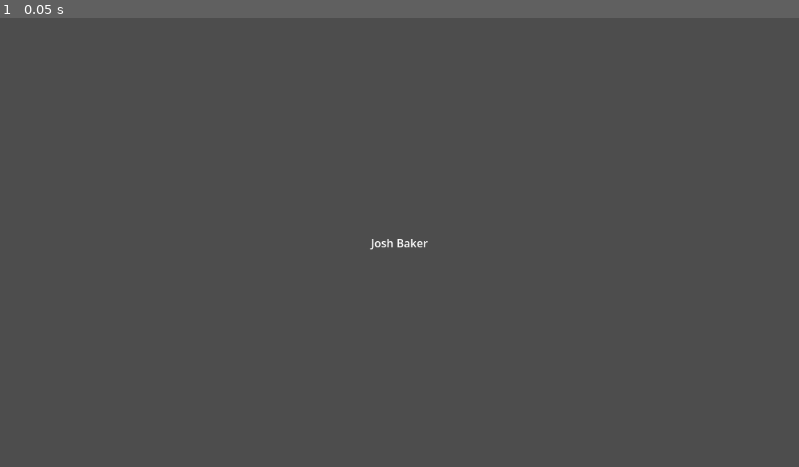
Above: before the commit, frame 1.
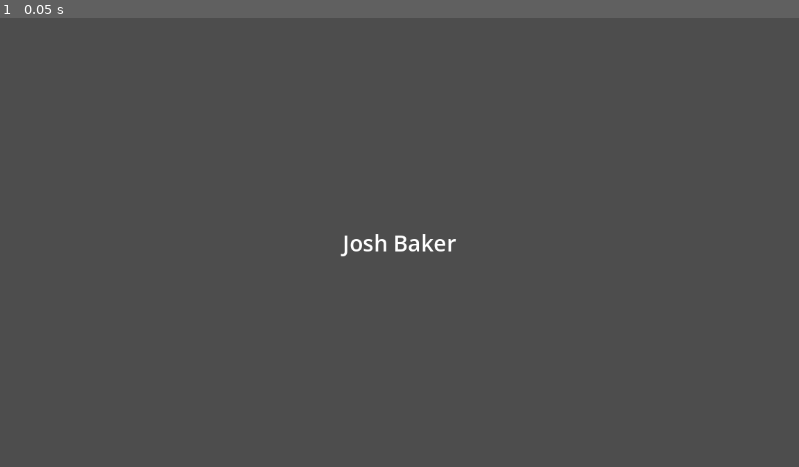
Above: after the commit, the same moment.

Repository: bennythegamer23/Godot-wild-jam-93
Game: Godot game, scene res://scenes/utilitys/name_generator.tscn
Same seed, same stepped clock (60 frames per second), same inputs: the game is played once before the commit and once after it. Before the commit the project has no main scene; this scene is started directly in both runs.
Inputs:
- Up to frame 1 (0.05 s): no input

The runs differ from the first frame. In frame 1, 0.3% of the frame differs, in the area x 42-58%, y 48-54%.

Commit message:
made done button work and also saving past posters

Diff:
--- /dev/null
+++ b/GodotWildJam93/Globals/GlobalVars.gd
@@ -0,0 +1,3 @@
+extends Node
+
+var money_in_vault: int = 10000
--- /dev/null
+++ b/GodotWildJam93/Globals/SignalHub.gd
@@ -0,0 +1,6 @@
+extends Node
+
+signal Bounty_palced(money_for_bounty: int, bounty_imaged: int, Bouty_name: String)
+
+func emit_Bounty_placed(money_for_bounty: int, bounty_imaged: int, Bouty_name: String):
+	Bounty_palced.emit(money_for_bounty, bounty_imaged, Bouty_name)
--- /dev/null
+++ b/GodotWildJam93/picture.gd
@@ -0,0 +1,19 @@
+extends MeshInstance2D
+
+@export var pictures: Dictionary[int, Color]
+var current_picture
+var picture_number
+
+# Called when the node enters the scene tree for the first time.
+func _ready() -> void:
+	SignalHub.Bounty_palced.connect(on_done_clicked)
+	picture_number = randi_range(1, 5)
+	current_picture = pictures.get(picture_number)
+	modulate = current_picture
+	print(picture_number)
+
+func on_done_clicked(bounty: int, Picture: int, name: String):
+	picture_number = randi_range(1, 5)
+	current_picture = pictures.get(picture_number)
+	modulate = current_picture
+	print(picture_number)
--- a/GodotWildJam93/project.godot
+++ b/GodotWildJam93/project.godot
@@ -11,8 +11,14 @@
 [application]
 
 config/name="Godot wild jam 93"
+run/main_scene="uid://vj7i2s1pj7pn"
 config/features=PackedStringArray("4.6", "GL Compatibility")
 config/icon="res://icon.svg"
+
+[autoload]
+
+SignalHub="*uid://dykqpa0e8uduq"
+GlobalVars="*uid://d4f1hogl8b5jw"
 
 [physics]
 
--- /dev/null
+++ b/GodotWildJam93/reason_generator.gd
@@ -0,0 +1,16 @@
+extends Control
+
+@export var Discription: Array[String]
+@export var Blank1: Array[String]
+@onready var label: Label = $Label
+
+func _ready() -> void:
+	SignalHub.Bounty_palced.connect(on_done_clicked)
+	Blank1.shuffle()
+	Discription.shuffle()
+	label.text = str(Discription.get(0)) + " " + str(Blank1.get(0))
+
+func on_done_clicked(bounty: int, Picture: int, name: String):
+	Blank1.shuffle()
+	Discription.shuffle()
+	label.text = str(Discription.get(0)) + " " + str(Blank1.get(0))
--- /dev/null
+++ b/GodotWildJam93/scenes/Main/main.tscn
@@ -0,0 +1,11 @@
+[gd_scene format=3 uid="uid://vj7i2s1pj7pn"]
+
+[ext_resource type="Script" uid="uid://7dxbya10exlv" path="res://scenes/Main/poster_storage.gd" id="1_gol0p"]
+[ext_resource type="PackedScene" uid="uid://gmng7yhau2yc" path="res://scenes/Poster/poster.tscn" id="2_br8qb"]
+
+[node name="Main" type="Node2D" unique_id=1794926651]
+
+[node name="PosterStorage" type="Node2D" parent="." unique_id=1464727723]
+script = ExtResource("1_gol0p")
+
+[node name="Poster" parent="." unique_id=1944540953 instance=ExtResource("2_br8qb")]
--- /dev/null
+++ b/GodotWildJam93/scenes/Main/poster_storage.gd
@@ -0,0 +1,15 @@
+extends Node2D
+
+@export var posters: Array
+
+func _ready() -> void:
+	SignalHub.Bounty_palced.connect(add_poster_to_group)
+
+func add_poster_to_group(bounty: int, Picture: int, name: String):
+	var poster = {
+		"name": name,
+		"bounty": bounty,
+		"Picture": Picture
+	}
+	posters.append(poster)
+	print(posters)
--- /dev/null
+++ b/GodotWildJam93/scenes/Poster/poster.tscn
@@ -0,0 +1,49 @@
+[gd_scene format=3 uid="uid://gmng7yhau2yc"]
+
+[ext_resource type="PackedScene" uid="uid://0n8h7hxnnse2" path="res://scenes/utilitys/name_generator.tscn" id="1_chqxs"]
+[ext_resource type="PackedScene" uid="uid://dp5eioub07xxm" path="res://scenes/utilitys/money_counter.tscn" id="2_0q7xs"]
+[ext_resource type="PackedScene" uid="uid://j21kiyav5m18" path="res://scenes/utilitys/reason_generator.tscn" id="3_3kg2u"]
+[ext_resource type="PackedScene" uid="uid://ds2yc7ttfsqa6" path="res://scenes/utilitys/picture.tscn" id="4_scugu"]
+
+[sub_resource type="BoxMesh" id="BoxMesh_0q7xs"]
+
+[sub_resource type="LabelSettings" id="LabelSettings_3kg2u"]
+font_size = 50
+
+[node name="Poster" type="Node2D" unique_id=1944540953]
+
+[node name="MeshInstance2D" type="MeshInstance2D" parent="." unique_id=1729160514]
+modulate = Color(0.99884933, 0.79973674, 0.37079287, 1)
+position = Vector2(570.25, 309.25)
+scale = Vector2(266.49997, 424.49997)
+mesh = SubResource("BoxMesh_0q7xs")
+
+[node name="NameGenerator" parent="." unique_id=503255927 instance=ExtResource("1_chqxs")]
+offset_left = 437.0
+offset_top = 342.0
+offset_right = 703.0
+offset_bottom = 379.25
+
+[node name="MoneyCounter" parent="." unique_id=2047914863 node_paths=PackedStringArray("nameGenarator", "Picture") instance=ExtResource("2_0q7xs")]
+offset_left = -1.0
+offset_right = 1150.0
+offset_bottom = 648.0
+nameGenarator = NodePath("../NameGenerator")
+Picture = NodePath("../Picture")
+
+[node name="Reason_Generator" parent="." unique_id=1365243327 instance=ExtResource("3_3kg2u")]
+offset_left = 437.0
+offset_top = 359.0
+offset_right = 703.0
+offset_bottom = 523.0
+
+[node name="Label" type="Label" parent="." unique_id=835856206]
+offset_left = 478.0
+offset_top = 100.0
+offset_right = 666.0
+offset_bottom = 169.0
+text = "Wanted"
+label_settings = SubResource("LabelSettings_3kg2u")
+
+[node name="Picture" parent="." unique_id=121541807 instance=ExtResource("4_scugu")]
+position = Vector2(570, 248)
--- /dev/null
+++ b/GodotWildJam93/scenes/utilitys/money_counter.gd
@@ -0,0 +1,61 @@
+extends Control
+
+@onready var money_for_bounty: Label = $MarginContainer/HBoxContainer/MoneyForBounty
+@onready var money_in_vault: Label = $MarginContainer/MoneyInVault
+@export var nameGenarator: Control
+@export var Picture: MeshInstance2D
+
+var money: int = 100
+
+func _ready() -> void:
+	money_in_vault.text = "$" + str(GlobalVars.money_in_vault)
+	money = 100
+
+func _process(delta: float) -> void:
+	money_for_bounty.text = "$" + str(money)
+	money_in_vault.text = "$" + str(GlobalVars.money_in_vault)
+
+func _on_add_10_pressed() -> void:
+	money += 10
+	if money >= GlobalVars.money_in_vault:
+		money = GlobalVars.money_in_vault
+		return
+
+
+func _on_add_1_pressed() -> void:
+	money += 1
+	if money >= GlobalVars.money_in_vault:
+		money = GlobalVars.money_in_vault
+		return
+
+
+func _on_remove_1_pressed() -> void:
+	money -= 1
+	if money <= 0:
+		money = 0
+		return
+
+
+func _on_remove_10_pressed() -> void:
+	money -= 10
+	if money <= 0:
+		money = 0
+		return
+
+
+func _on_add_100_pressed() -> void:
+	money += 100
+	if money >= GlobalVars.money_in_vault:
+		money = GlobalVars.money_in_vault
+		return
+
+func _on_remove_100_pressed() -> void:
+	money -= 100
+	if money <= 0:
+		money = 0
+		return
+
+
+func _on_button_pressed() -> void:
+	SignalHub.emit_Bounty_placed(money, Picture.picture_number, nameGenarator.full_name)
+	print(money, " ", Picture.picture_number, " ", nameGenarator.full_name)
--- /dev/null
+++ b/GodotWildJam93/scenes/utilitys/money_counter.tscn
@@ -0,0 +1,93 @@
+[gd_scene format=3 uid="uid://dp5eioub07xxm"]
+
+[ext_resource type="Script" uid="uid://cq4bagulfjj7v" path="res://scenes/utilitys/money_counter.gd" id="1_2yotu"]
+
+[node name="MoneyCounter" type="Control" unique_id=2047914863]
+layout_mode = 3
+anchors_preset = 15
+anchor_right = 1.0
+anchor_bottom = 1.0
+grow_horizontal = 2
+grow_vertical = 2
+script = ExtResource("1_2yotu")
+
+[node name="MarginContainer" type="MarginContainer" parent="." unique_id=2113181294]
+layout_mode = 1
+anchors_preset = 15
+anchor_right = 1.0
+anchor_bottom = 1.0
+grow_horizontal = 2
+grow_vertical = 2
+theme_override_constants/margin_left = 10
+theme_override_constants/margin_top = 10
+theme_override_constants/margin_right = 10
+theme_override_constants/margin_bottom = 50
+
+[node name="MoneyInVault" type="Label" parent="MarginContainer" unique_id=1574316825]
+layout_mode = 2
+size_flags_vertical = 0
+text = "$100000"
+
+[node name="HBoxContainer" type="HBoxContainer" parent="MarginContainer" unique_id=419740904]
+layout_mode = 2
+size_flags_vertical = 8
+alignment = 1
+
+[node name="remove100" type="Button" parent="MarginContainer/HBoxContainer" unique_id=341096537]
+layout_mode = 2
+size_flags_horizontal = 4
+size_flags_vertical = 4
+text = "<<<"
+
+[node name="remove10" type="Button" parent="MarginContainer/HBoxContainer" unique_id=2009688393]
+layout_mode = 2
+size_flags_horizontal = 4
+size_flags_vertical = 4
+text = "<<"
+
+[node name="Remove1" type="Button" parent="MarginContainer/HBoxContainer" unique_id=635872851]
+layout_mode = 2
+size_flags_horizontal = 4
+size_flags_vertical = 4
+text = "<"
+
+[node name="MoneyForBounty" type="Label" parent="MarginContainer/HBoxContainer" unique_id=1182347086]
+layout_mode = 2
+size_flags_horizontal = 4
+text = "$100"
+
+[node name="Add1" type="Button" parent="MarginContainer/HBoxContainer" unique_id=1883455564]
+layout_mode = 2
+size_flags_horizontal = 4
+size_flags_vertical = 4
+text = ">"
+
+[node name="Add10" type="Button" parent="MarginContainer/HBoxContainer" unique_id=1610755518]
+layout_mode = 2
+size_flags_horizontal = 4
+size_flags_vertical = 4
+text = ">>"
+
+[node name="Add100" type="Button" parent="MarginContainer/HBoxContainer" unique_id=971750507]
+layout_mode = 2
+size_flags_horizontal = 8
+size_flags_vertical = 4
+text = ">>>"
+
+[node name="Button" type="Button" parent="." unique_id=495323364]
+layout_mode = 0
+offset_left = 982.0
+offset_top = 486.0
+offset_right = 1031.0
+offset_bottom = 517.0
+size_flags_horizontal = 8
+size_flags_vertical = 4
+text = "Done"
+
+[connection signal="pressed" from="MarginContainer/HBoxContainer/remove100" to="." method="_on_remove_100_pressed"]
+[connection signal="pressed" from="MarginContainer/HBoxContainer/remove10" to="." method="_on_remove_10_pressed"]
+[connection signal="pressed" from="MarginContainer/HBoxContainer/Remove1" to="." method="_on_remove_1_pressed"]
+[connection signal="pressed" from="MarginContainer/HBoxContainer/Add1" to="." method="_on_add_1_pressed"]
+[connection signal="pressed" from="MarginContainer/HBoxContainer/Add10" to="." method="_on_add_10_pressed"]
+[connection signal="pressed" from="MarginContainer/HBoxContainer/Add100" to="." method="_on_add_100_pressed"]
+[connection signal="pressed" from="Button" to="." method="_on_button_pressed"]
--- a/GodotWildJam93/scenes/utilitys/name_generator.gd
+++ b/GodotWildJam93/scenes/utilitys/name_generator.gd
@@ -3,10 +3,21 @@
 @export var first_names: Array[String]
 @export var last_names: Array[String]
 @onready var label: Label = $Label
+var full_name
 
 func _ready() -> void:
+	SignalHub.Bounty_palced.connect(on_done_clicked)
 	var first_name = first_names.duplicate()
 	var last_name = last_names.duplicate()
 	first_name.shuffle()
 	last_name.shuffle()
-	label.text = str(first_name.get(0)) + " " + str(last_name.get(0))
+	full_name = first_name.get(0) + " " + last_name.get(0)
+	label.text = full_name
+
+func on_done_clicked(bounty: int, Picture: int, name: String):
+	var first_name = first_names.duplicate()
+	var last_name = last_names.duplicate()
+	first_name.shuffle()
+	last_name.shuffle()
+	full_name = first_name.get(0) + " " + last_name.get(0)
+	label.text = full_name
--- a/GodotWildJam93/scenes/utilitys/name_generator.tscn
+++ b/GodotWildJam93/scenes/utilitys/name_generator.tscn
@@ -1,6 +1,9 @@
 [gd_scene format=3 uid="uid://0n8h7hxnnse2"]
 
 [ext_resource type="Script" uid="uid://bf5y3byulc8jt" path="res://scenes/utilitys/name_generator.gd" id="1_yraj3"]
+
+[sub_resource type="LabelSettings" id="LabelSettings_yraj3"]
+font_size = 32
 
 [node name="NameGenerator" type="Control" unique_id=503255927]
 layout_mode = 3
@@ -26,3 +29,4 @@
 offset_bottom = 11.5
 grow_horizontal = 2
 grow_vertical = 2
+label_settings = SubResource("LabelSettings_yraj3")
--- /dev/null
+++ b/GodotWildJam93/scenes/utilitys/picture.tscn
@@ -0,0 +1,17 @@
+[gd_scene format=3 uid="uid://ds2yc7ttfsqa6"]
+
+[ext_resource type="Script" uid="uid://c7grv4oldikr" path="res://picture.gd" id="1_8i58b"]
+
+[sub_resource type="BoxMesh" id="BoxMesh_8i58b"]
+
+[node name="Picture" type="MeshInstance2D" unique_id=121541807]
+scale = Vector2(238.00006, 159.99998)
+mesh = SubResource("BoxMesh_8i58b")
+script = ExtResource("1_8i58b")
+pictures = Dictionary[int, Color]({
+1: Color(1, 0, 0, 1),
+2: Color(0, 1, 0, 1),
+3: Color(0, 0, 1, 1),
+4: Color(1, 1, 0, 1),
+5: Color(1, 0, 1, 1)
+})
--- /dev/null
+++ b/GodotWildJam93/scenes/utilitys/reason_generator.tscn
@@ -0,0 +1,28 @@
+[gd_scene format=3 uid="uid://j21kiyav5m18"]
+
+[ext_resource type="Script" uid="uid://dv7ca8aacmyop" path="res://reason_generator.gd" id="1_vcoku"]
+
+[node name="Reason_Generator" type="Control" unique_id=1365243327]
+layout_mode = 3
+anchors_preset = 15
+anchor_right = 1.0
+anchor_bottom = 1.0
+grow_horizontal = 2
+grow_vertical = 2
+script = ExtResource("1_vcoku")
+Discription = Array[String](["for the murder of", "for stealing from", "for Kidnaping", "for beating", "for setting fire to"])
+Blank1 = ["Timmy jr", "The town dog", "old willy", "Johny", "Young Silly", "town cat", "miss sarah", "pleto"]
+
+[node name="Label" type="Label" parent="." unique_id=451539109]
+layout_mode = 1
+anchors_preset = 8
+anchor_left = 0.5
+anchor_top = 0.5
+anchor_right = 0.5
+anchor_bottom = 0.5
+offset_left = -20.0
+offset_top = -11.5
+offset_right = 20.0
+offset_bottom = 11.5
+grow_horizontal = 2
+grow_vertical = 2
Not shown, added: GodotWildJam93/Globals/GlobalVars.gd.uid
Not shown, added: GodotWildJam93/Globals/SignalHub.gd.uid
Not shown, added: GodotWildJam93/picture.gd.uid
Not shown, added: GodotWildJam93/reason_generator.gd.uid
Not shown, added: GodotWildJam93/scenes/Main/poster_storage.gd.uid
Not shown, added: GodotWildJam93/scenes/utilitys/money_counter.gd.uid
